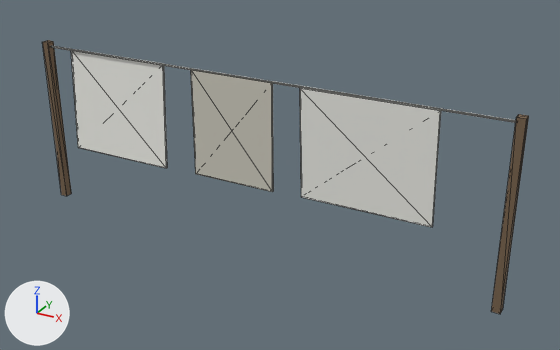
An edit to the glTF model assets/models/v_laundry.glb, drawn before and after from the same camera.
One viewpoint serves both versions: a 50 mm lens placed at (3.61, -5.97, 3.83), pointed at (0.28, 0.1, 0.79). Every picture has the same lights, and +X, +Y and +Z are marked at lower left. The older version comes first. Mesh edges are drawn as thin lines. Objects named as collision shapes, trigger or cutter boxes, shadow casters or lower levels of detail are left out. Vertices at exactly the same position are counted once.

The first picture shows 'Laundry'.
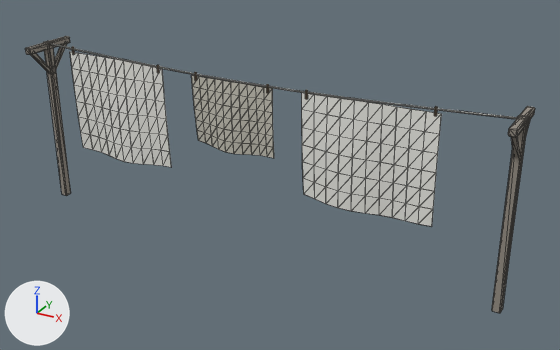
What differs and where, as boxes [x1, y1, x2, y2] in the pictures (560 x 350 px):
'Laundry', reshaped: before [42, 40, 529, 314]; after [25, 36, 535, 313]
part 1 of me_laundry, rebuilt (7% narrower): before [42, 40, 71, 196]; after [44, 41, 71, 196]
part 2 of me_laundry, rebuilt: before [300, 88, 441, 227]; after [302, 93, 441, 227]
part 3 of me_laundry, rebuilt: before [491, 114, 529, 314]; after [492, 115, 528, 313]
part 4 of me_laundry, rebuilt (32% shorter): before [191, 69, 273, 192]; after [191, 75, 274, 158]
part 5 of me_laundry, rebuilt (63% narrower, 71% shorter): before [51, 46, 516, 123]; after [347, 97, 517, 119]
part 6 of me_laundry, rebuilt: before [71, 49, 167, 168]; after [70, 52, 171, 167]
part 7 of me_laundry, added: after [25, 36, 442, 220]
part 8 of me_laundry, added: after [508, 106, 535, 158]

Patch to the scene script:
```diff
--- a/assets/models/v_laundry.glb.py
+++ b/assets/models/v_laundry.glb.py
@@ mat_vwood @@
+mat_vwood = principled_material('VWood')
+mat_vwood.base_color = (0.33, 0.22, 0.12)  # brown #9b8161
+mat_vwood.roughness = 0.9
@@ mat_vgreywood @@
+mat_vgreywood = principled_material('VGreyWood')
+mat_vgreywood.base_color = (0.3, 0.27, 0.23)  # grey #958e84
+mat_vgreywood.roughness = 0.95
@@ me_laundry @@
 # used by ob_laundry; location = (0.0, 0.0, 0.0)
-me_laundry.from_pydata(...)  # 48 vertices, 72 faces; spans x -2.54..2.54, y -0.04..0.04, z 0.0..1.8
-me_laundry.materials.append(mat_vdarkwood)  # brown #76614b
+me_laundry.from_pydata(...)  # 806 vertices, 1328 faces; spans x -2.54..2.54, y -0.3..0.3, z 0.0..1.8
+# me_laundry part 1: the loose piece of 8 vertices spanning x -2.54..-2.46, y -0.04..0.04, z 0.0..1.8 is rebuilt with 24 vertices and now spans x -2.54..-2.46, y -0.04..0.04, z 0.0..1.8, in mat_vgreywood (grey #958e84)
+# me_laundry part 2: the loose piece of 8 vertices spanning x 0.55..1.85, y -0.04..0.04, z 0.65..1.75 is rebuilt with 77 vertices and now spans x 0.55..1.85, y -0.01..0.07, z 0.62..1.71
+# me_laundry part 3: the loose piece of 8 vertices spanning x 2.46..2.54, y -0.04..0.04, z 0.0..1.8 is rebuilt with 24 vertices and now spans x 2.46..2.54, y -0.04..0.04, z 0.0..1.8, in mat_vgreywood (grey #958e84)
+# me_laundry part 4: the loose piece of 8 vertices spanning x -0.65..0.25, y -0.01..0.01, z 0.65..1.75 is rebuilt with 77 vertices and now spans x -0.65..0.25, y -0.01..0.07, z 0.95..1.69
+# me_laundry part 5: the loose piece of 8 vertices spanning x -2.5..2.5, y -0.01..0.01, z 1.74..1.76 is rebuilt with 20 vertices and now spans x 1.0..2.5, y -0.01..0.01, z 1.71..1.79
+# me_laundry part 6: the loose piece of 8 vertices spanning x -2.2..-1.0, y -0.04..0.04, z 0.65..1.75 is rebuilt with 77 vertices and now spans x -2.2..-1.0, y -0.01..0.07, z 0.59..1.73
+# me_laundry part 7: 467 vertices added at x -2.54..1.85, y -0.3..0.3, z 0.59..1.79
+# me_laundry part 8: 40 vertices added at x 2.46..2.54, y -0.3..0.3, z 1.44..1.79
 me_laundry.materials.append(mat_vwhite)
 me_laundry.materials.append(mat_vcloth)
+me_laundry.materials.append(mat_vgreywood)  # grey #958e84
+me_laundry.materials.append(mat_vwood)  # brown #9b8161
```
